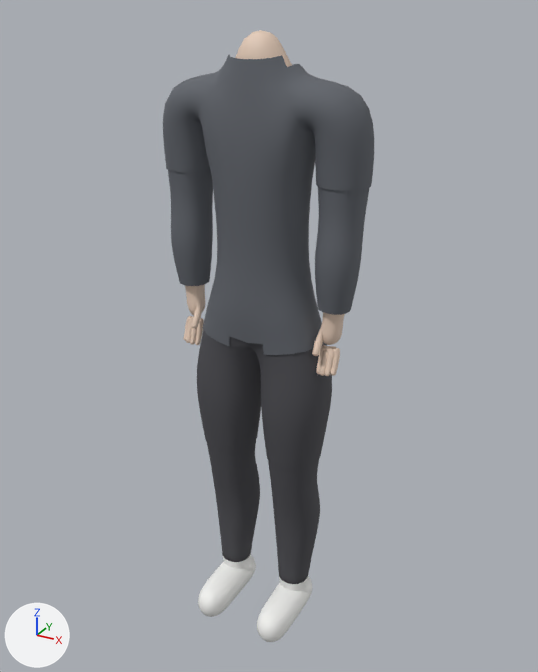
The glTF model public/models/characters.glb, before and after one commit.
Camera for both pictures: a camera (50 mm lens) standing at (0.874, -1.559, 1.634) and looking at (0.003, 0.023, 0.843). The lights are fixed; the arrows at lower left show +X, +Y and +Z. The older version comes first.

Objects in the first picture: 'Body', 'bottoms_long', 'bottoms_shorts', 'shoes', 'top_long', 'top_short'.
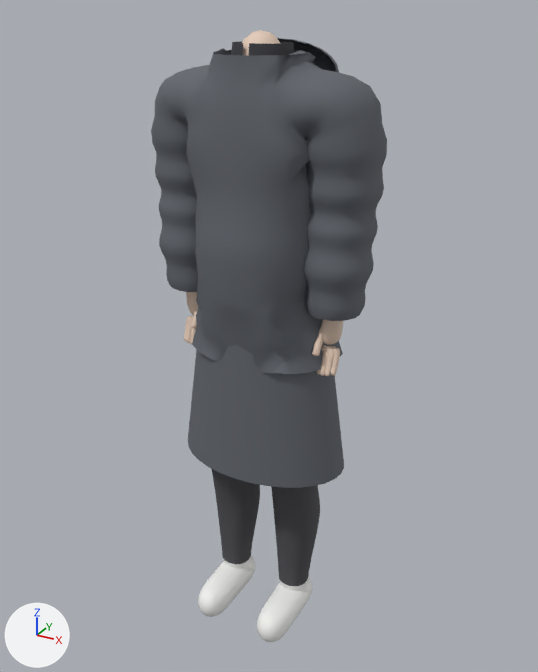
The newer file adds a shape key; the second version is drawn at full value of the shape key 'weight' of 'top_puffer', and the change is written as the vertex moves it makes.

Boxes (x1, y1, x2, y2) around the edits, measured in the pictures (538 x 672 px; the box of a moved part takes in the faces that stretch with it):
'top_puffer', added: after (151, 48, 387, 374)
'coat_skirt', added: after (188, 345, 344, 488)
'collar', added: after (231, 41, 294, 56)
'hood', added: after (278, 38, 339, 72)
part 1 of me_top_long_001, moved or reshaped (not visible afterwards): before (203, 318, 324, 355)
part 2 of me_top_long_001, moved or reshaped (not visible afterwards): before (217, 55, 307, 90)
part 3 of me_top_long_001, moved or reshaped (not visible afterwards): before (317, 302, 352, 315)
part 4 of me_top_long_001, moved or reshaped (not visible afterwards): before (178, 276, 210, 286)
'bottoms_shorts', unchanged, covered by the edit: before (197, 329, 332, 470)
'top_short', unchanged, covered by the edit: before (163, 55, 374, 346)

The edits, one by one:
Material 'Trim' (mat_trim) is new.
Its base color is (0.05, 0.05, 0.06) (dark grey #3f3f45).
Its roughness is 0.8.
me_top_long_001 is used by ob_top_long; location (0.0, 0.0, 0.0).
me_top_long_001 had 1302 vertices, 2530 faces and spanned x -0.269..0.269, y -0.099..0.11, z 0.844..1.541.
me_top_long_001 now has 1302 vertices, 2530 faces and spans x -0.269..0.269, y -0.099..0.11, z 0.84..1.535.
me_top_long_001 part 1: 26 of the vertices in x -0.168..0.168, y -0.091..0.11, z 0.844..0.874 are scaled about their middle by (1, 1, 0), then moved by (0.0, 0.0, -0.019).
me_top_long_001 part 2: 18 of the vertices in x -0.086..0.086, y -0.074..0.069, z 1.509..1.541 are scaled about their middle by (1, 1, 0), then moved by (0.0, 0.0, 0.01).
me_top_long_001 part 3: all 16 vertices in x 0.163..0.242, y -0.051..0.028, z 0.969..0.972 are scaled about their middle by (1, 1, 0), then moved by (0.0, 0.0, -0.006).
me_top_long_001 part 4: all 16 vertices in x -0.242..-0.163, y -0.051..0.028, z 0.969..0.972 are scaled about their middle by (1, 1, 0), then moved by (0.0, 0.0, -0.006).
Mesh me_top_puffer is new.
It has 1335 vertices, 2592 faces and spans x -0.299..0.299, y -0.168..0.152, z 0.805..1.551.
It uses material mat_top (dark grey #61656c).
Mesh me_hood is new.
It has 98 vertices, 164 faces and spans x -0.149..0.149, y 0.063..0.166, z 1.481..1.572.
It uses material mat_top (dark grey #61656c).
Mesh me_collar is new.
It has 56 vertices, 54 faces and spans x -0.078..0.078, y -0.066..0.066, z 1.505..1.565.
It uses material mat_trim (dark grey #3f3f45).
Mesh me_coat_skirt is new.
It has 224 vertices, 384 faces and spans x -0.235..0.235, y -0.155..0.155, z 0.5..0.92.
It uses material mat_top (dark grey #61656c).
Object 'top_puffer' (ob_top_puffer) is new; it shows me_top_puffer.
Its location is (0.0, 0.0, 0.0).
Object 'hood' (ob_hood) is new; it shows me_hood.
Its location is (0.0, 0.0, 0.0).
Object 'collar' (ob_collar) is new; it shows me_collar.
Its location is (0.0, 0.0, 0.0).
Object 'coat_skirt' (ob_coat_skirt) is new; it shows me_coat_skirt.
Its location is (0.0, 0.0, 0.0).
